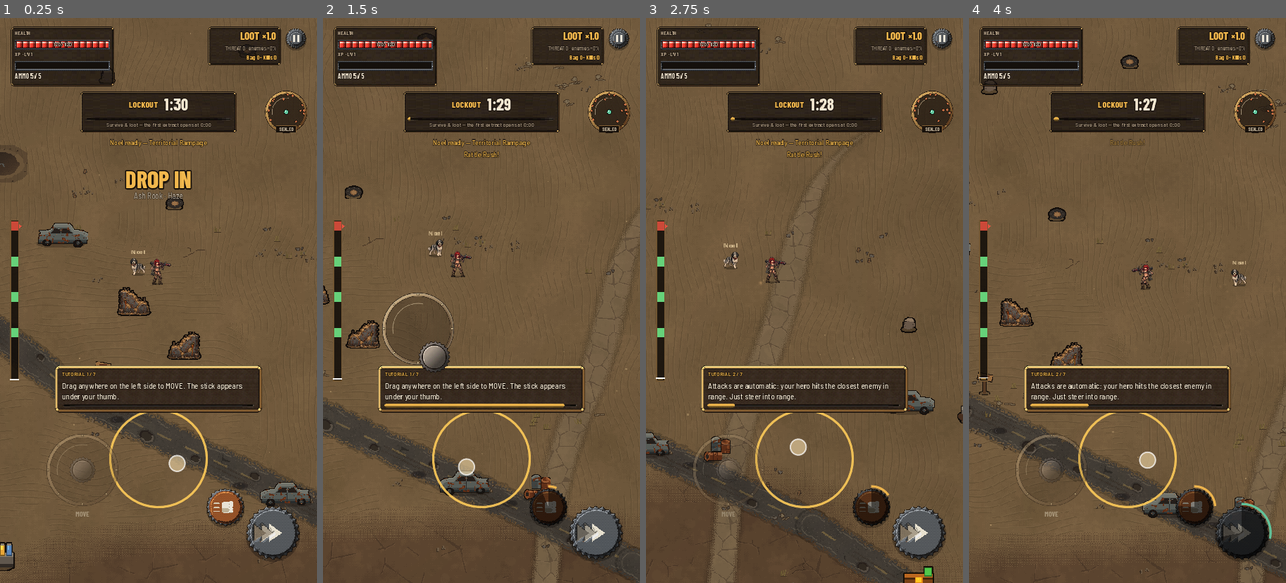
Above: before the commit, frames 1-4 (left to right).
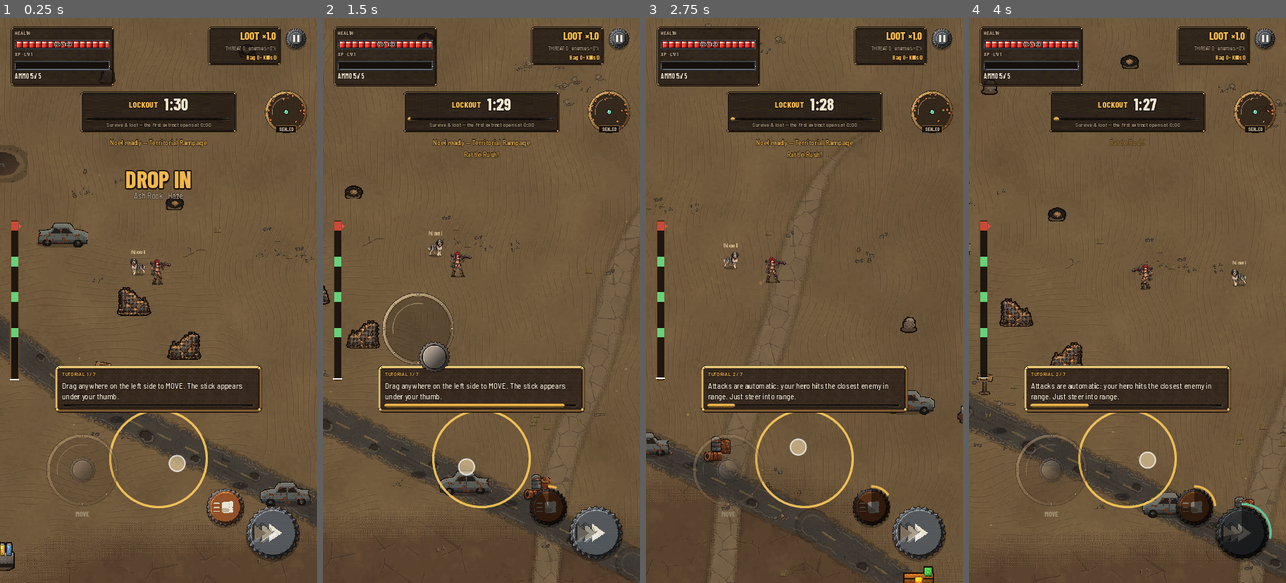
Above: after the commit, the same moments.

Repository: zwoodjr/sprite-lane
Game: Godot game, scene res://scenes/match/match.tscn
Two runs of this game, one before a commit and one after it. Both use one fixed random seed, a clock stepped at 60 frames per second and the inputs below. This scene is started directly instead of the project's main scene.
Inputs (mouse positions are in pixels of both pictures, inside the frame that each line leads up to):
- Up to frame 1 (0.25 s): no input
- Up to frame 2 (1.5 s): move the mouse to (551, 272) at 0.52 s; hold D (move_right) 0.53-1.25 s; tap Q (ability) at 0.6 s; click (551, 272) at 0.67 s; drag from (418, 328) to (465, 413) at 1.27 s
- Up to frame 3 (2.75 s): move the mouse to (836, 176) at 2.02 s; hold D (move_right) from 2.03 s (still down); tap E (interact) at 2.1 s
- Up to frame 4 (4 s): release D (move_right) at 2.75 s; drag from (1111, 413) to (1032, 215) at 2.77 s; move the mouse to (1222, 385) at 3.52 s; hold A (move_left) from 3.53 s (still down); tap Space (dash) at 3.6 s

The runs differ from the first frame. In frame 1, 0.3% of the frame differs, in the area x 0-81%, y 4-98%; in frame 2, 0.2%; in frame 3, 0.1%; in frame 4, 0.3%.

Commit message:
Polish: painted 2x props and tonic pickups (tools/paint_pass.py)
Breakables, decor, landmarks and the four tonic pickups get per-region light ramps
(top-left lit, 4 dithered tones), grit, bevels and seams at 2x; drawn at half size so
world footprints are unchanged (props_hd/ + WastelandWorld.prop_scale, sprite_world 48).

Co-Authored-By: Claude Opus 5.5 <noreply@anthropic.com>
Claude-Session: https://claude.ai/code/session_01STLULqLnwi5WFZbuYaAjZ9

Diff:
--- a/game/scripts/data/powerup_defs.gd
+++ b/game/scripts/data/powerup_defs.gd
@@ -5,10 +5,11 @@
 ## Trimmed from a larger set so drops stay meaningful.
 
 const POOL := [
-	{"id": "speed", "name": "Dust Wake", "duration": 10.0, "color": Color(0.35, 0.75, 0.4), "sprite": "res://assets/sprites/pickups/speed.png"},
-	{"id": "damage", "name": "Scrap Teeth", "duration": 10.0, "color": Color(0.85, 0.35, 0.25), "sprite": "res://assets/sprites/pickups/damage.png"},
-	{"id": "shield", "name": "Copper Guard", "duration": 8.0, "color": Color(0.35, 0.55, 0.9), "sprite": "res://assets/sprites/pickups/shield.png"},
-	{"id": "heal", "name": "Field Draught+", "duration": 0.1, "color": Color(0.3, 0.85, 0.5), "sprite": "res://assets/sprites/pickups/heal.png", "instant_heal": 35.0},
+	## Tonic bottles are painted at 96 px (tools/paint_pass.py); sprite_world keeps them 48 px in the world.
+	{"id": "speed", "name": "Dust Wake", "duration": 10.0, "color": Color(0.35, 0.75, 0.4), "sprite": "res://assets/sprites/pickups/speed.png", "sprite_world": 48.0},
+	{"id": "damage", "name": "Scrap Teeth", "duration": 10.0, "color": Color(0.85, 0.35, 0.25), "sprite": "res://assets/sprites/pickups/damage.png", "sprite_world": 48.0},
+	{"id": "shield", "name": "Copper Guard", "duration": 8.0, "color": Color(0.35, 0.55, 0.9), "sprite": "res://assets/sprites/pickups/shield.png", "sprite_world": 48.0},
+	{"id": "heal", "name": "Field Draught+", "duration": 0.1, "color": Color(0.3, 0.85, 0.5), "sprite": "res://assets/sprites/pickups/heal.png", "sprite_world": 48.0, "instant_heal": 35.0},
 ]
 
 
--- a/game/scripts/entities/breakable.gd
+++ b/game/scripts/entities/breakable.gd
@@ -25,6 +25,9 @@
 		sprite = $Sprite
 	sprite.texture = tex
 	sprite.centered = true
+	## Painted 2x prop art draws at half size (same world footprint).
+	if tex and tex.resource_path.contains("/props_hd/"):
+		sprite.scale = Vector2(0.5, 0.5)
 
 
 func _ready() -> void:
--- a/game/scripts/world/wasteland_world.gd
+++ b/game/scripts/world/wasteland_world.gd
@@ -100,7 +100,7 @@
 	for k in ["earth", "sand", "scrub", "rubble", "riverbed", "asphalt"]:
 		_ground_tex[k] = load("res://assets/sprites/tiles/ground_%s.png" % k) as Texture2D
 	for k in MID_PROPS.keys():
-		_mid_tex[k] = load("res://assets/sprites/props/%s.png" % k) as Texture2D
+		_mid_tex[k] = prop_tex(str(k))
 	_atlas = load("res://assets/sprites/decals/decal_atlas.png") as Texture2D
 	_decor.clear()
 	for n in [
@@ -108,16 +108,31 @@
 		"bones", "tire", "cactus", "sign_post", "scrap_pile",
 		"wall_ruin", "barrier_scrap", "ruin_pillar",
 	]:
-		_decor.append(load("res://assets/sprites/props/%s.png" % n) as Texture2D)
-	_prop_wreck = load("res://assets/sprites/props/wreck.png")
-	_prop_crate = load("res://assets/sprites/props/herb_crate.png")
-	_prop_tower = load("res://assets/sprites/props/signal_tower.png")
-	_prop_scrap = load("res://assets/sprites/props/scrap_pile.png")
-	_prop_drum = load("res://assets/sprites/props/scrap_drum.png")
-	_prop_chest = load("res://assets/sprites/props/apothecary_chest.png")
-	_prop_vial = load("res://assets/sprites/props/vial_crate.png")
-	_prop_wall = load("res://assets/sprites/props/wall_ruin.png")
-	_prop_pillar = load("res://assets/sprites/props/ruin_pillar.png")
+		_decor.append(prop_tex(n))
+	_prop_wreck = prop_tex("wreck")
+	_prop_crate = prop_tex("herb_crate")
+	_prop_tower = prop_tex("signal_tower")
+	_prop_scrap = prop_tex("scrap_pile")
+	_prop_drum = prop_tex("scrap_drum")
+	_prop_chest = prop_tex("apothecary_chest")
+	_prop_vial = prop_tex("vial_crate")
+	_prop_wall = prop_tex("wall_ruin")
+	_prop_pillar = prop_tex("ruin_pillar")
+
+
+## Painted 2x prop art (tools/paint_pass.py) when it exists, else the original.
+static func prop_tex(n: String) -> Texture2D:
+	var hd := "res://assets/sprites/props_hd/%s.png" % n
+	if ResourceLoader.exists(hd):
+		return load(hd) as Texture2D
+	return load("res://assets/sprites/props/%s.png" % n) as Texture2D
+
+
+## World scale for a prop texture: the 2x painted set draws at half size.
+static func prop_scale(tex: Texture2D) -> float:
+	if tex and tex.resource_path.contains("/props_hd/"):
+		return 0.5
+	return 1.0
 
 
 func _build_landmark_catalog() -> void:
@@ -343,6 +358,7 @@
 	taken.append(world_pos)
 	var sp := Sprite2D.new()
 	sp.texture = _mid_tex[kind]
+	sp.scale = Vector2.ONE * prop_scale(sp.texture)
 	sp.position = (world_pos - chunk.position).floor()
 	sp.flip_h = rng.randf() < 0.5
 	sp.z_index = 1 if info.get("ground", false) else 2
@@ -402,6 +418,7 @@
 			continue
 		var sp := Sprite2D.new()
 		sp.texture = _decor[ph % _decor.size()]
+		sp.scale = Vector2.ONE * prop_scale(sp.texture)
 		sp.position = lp
 		sp.flip_h = ((ph >> 5) & 1) == 1
 		sp.centered = true
@@ -412,7 +429,7 @@
 		wr.texture = _prop_wreck
 		var wh := _hash2(coord.x, coord.y, 77)
 		wr.position = Vector2((wh >> 3) % (CHUNK_SIZE - 80) + 40, (wh >> 9) % (CHUNK_SIZE - 80) + 40)
-		wr.scale = Vector2(1.3, 1.3)
+		wr.scale = Vector2(1.3, 1.3) * prop_scale(wr.texture)
 		wr.z_index = 2
 		chunk.add_child(wr)
 	## Destructible crates — sparse (~⅕ prior density). Power-ups are rare finds.
@@ -454,7 +471,7 @@
 				sp.texture = _prop_wreck
 			sp.position = lp - chunk.position
 			sp.centered = true
-			sp.scale = Vector2(1.4, 1.4)
+			sp.scale = Vector2(1.4, 1.4) * prop_scale(sp.texture)
 			sp.z_index = 3
 			chunk.add_child(sp)
 			var label := Label.new()
Binary file changed: game/assets/sprites/pickups/damage.png
Binary file changed: game/assets/sprites/pickups/heal.png
Binary file changed: game/assets/sprites/pickups/magnet.png
Binary file changed: game/assets/sprites/pickups/quiet.png
Binary file changed: game/assets/sprites/pickups/rapid.png
Binary file changed: game/assets/sprites/pickups/shield.png
Binary file changed: game/assets/sprites/pickups/speed.png
Binary file added: game/assets/sprites/props_hd/apothecary_chest.png
Not shown, added: game/assets/sprites/props_hd/apothecary_chest.png.import
Binary file added: game/assets/sprites/props_hd/barrels_rust.png
Not shown, added: game/assets/sprites/props_hd/barrels_rust.png.import
Binary file added: game/assets/sprites/props_hd/barrier_scrap.png
(and 32 more such lines)
